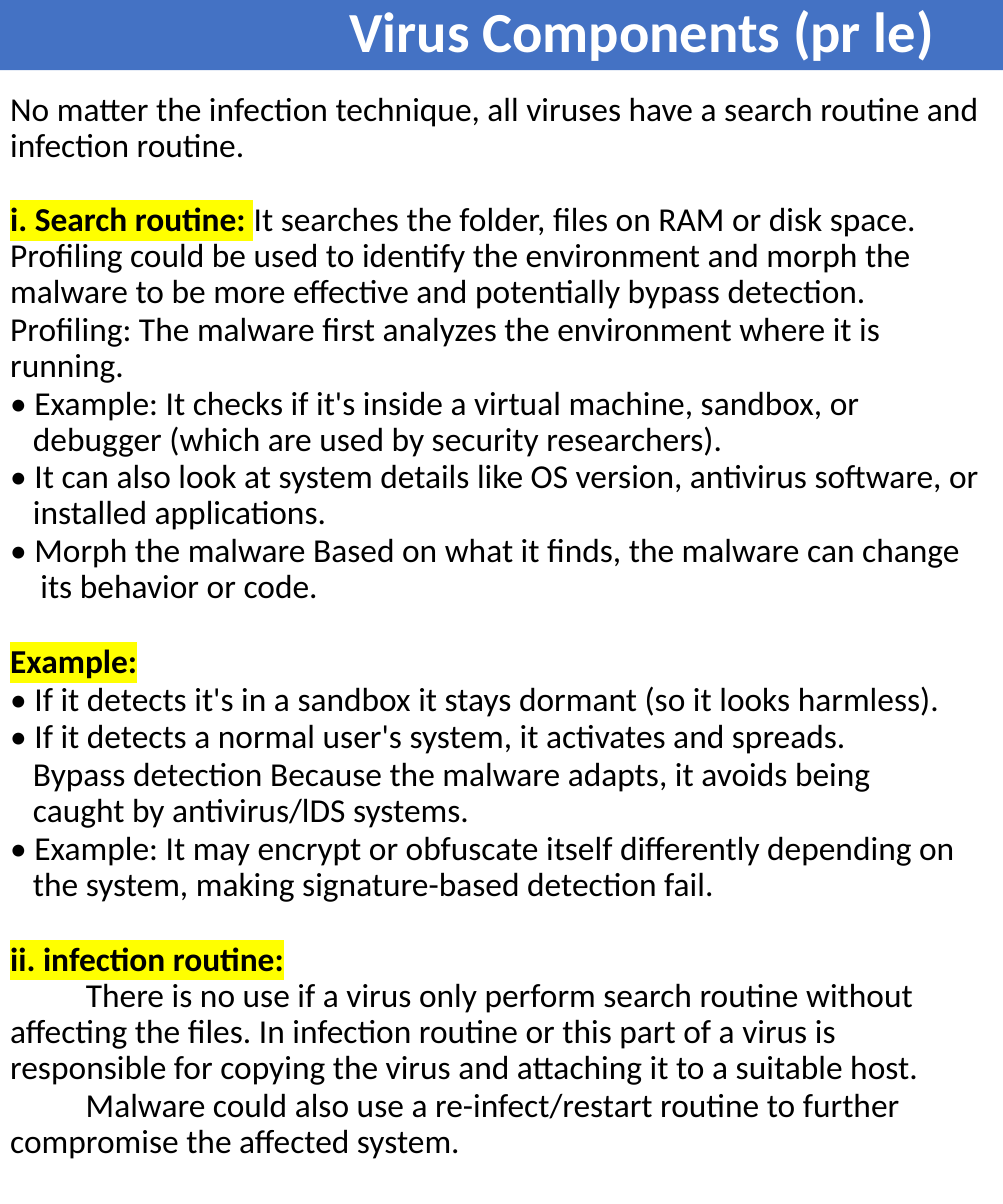
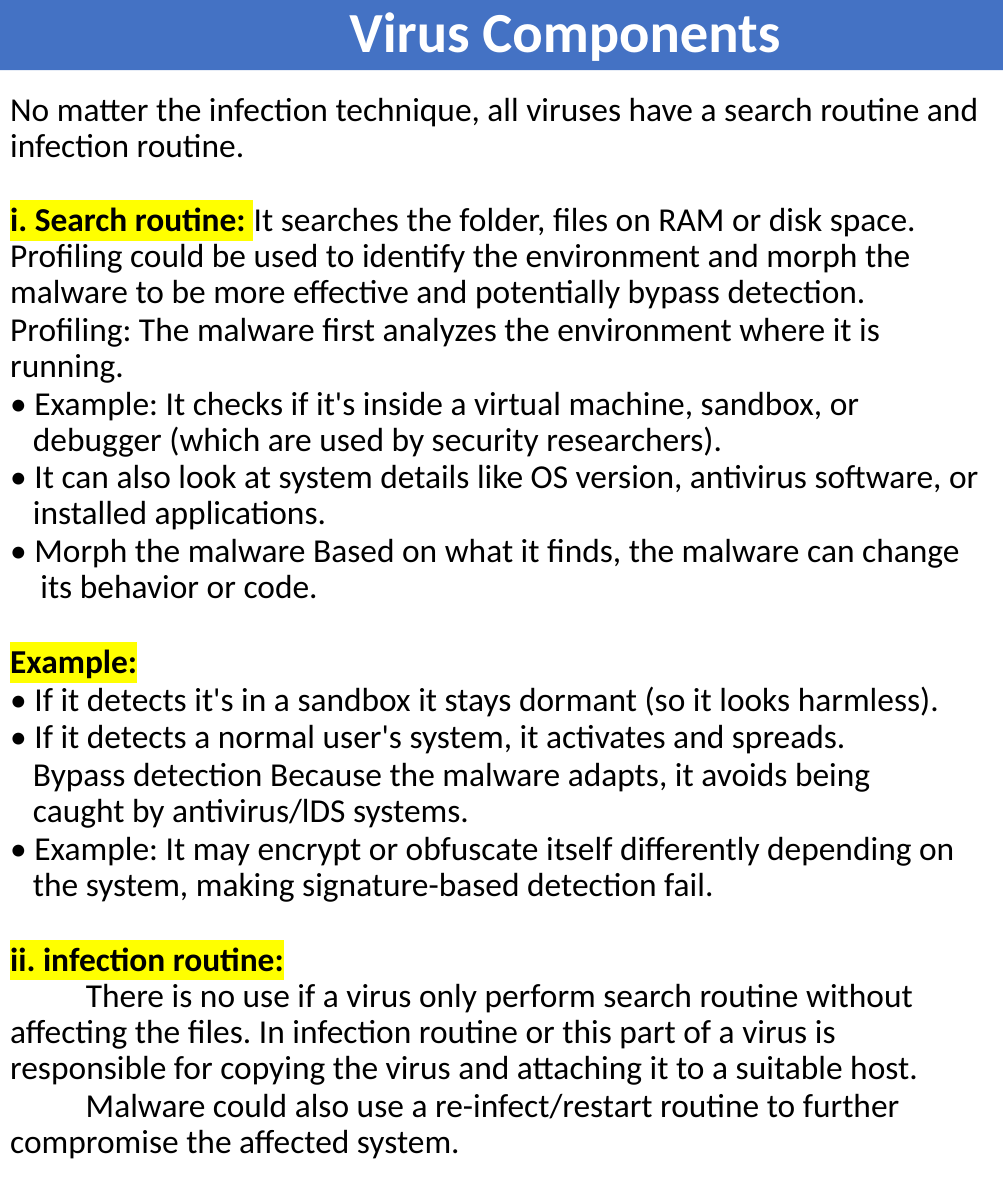
Before and after one commit to shankarpradhan/Networking, a slide deck: slide 9 of Security.pptx. Drawn at 1003x1204 pixels with LibreOffice and Linux fonts; fonts in the diff are those of the drawing. Boxes give left, top, right and bottom in pixels: in the first picture for what was removed or moved away, otherwise in the second. Text is boxed around its words. In the diff, an @@ line names an element or a change of style, - is before the commit and + after.

```diff
--- a/Security.pptx
+++ b/Security.pptx
@@ title at bbox=[349, 12, 780, 61]: text changed @@
-Virus Components (pr le)
+Virus Components
```
Also in this commit, not shown: 7 other files.
